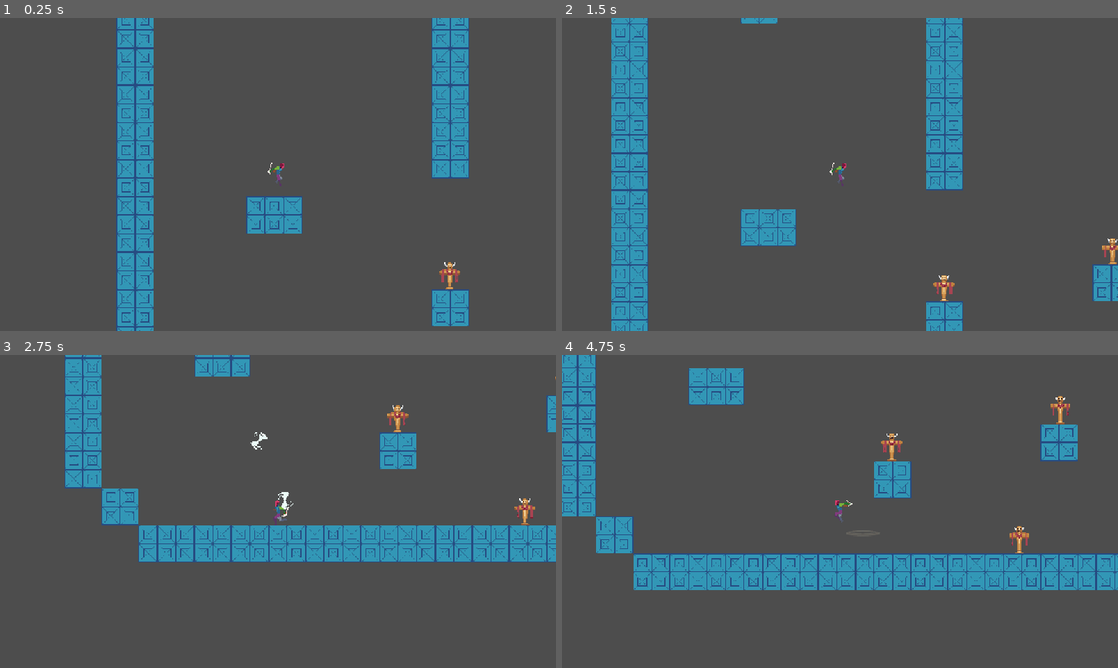
Above: before the commit, frames 1-4 (two rows, left to right).
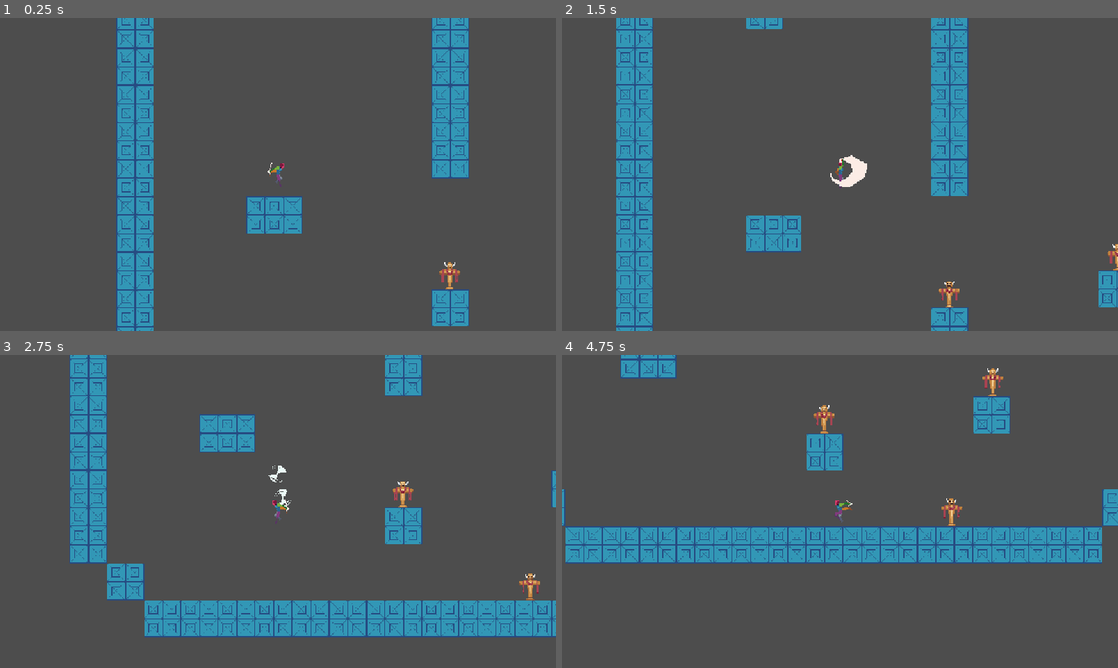
Above: after the commit, the same moments.

Repository: jbradlim08/MindBlade
Game: Godot game, scene res://Scene/level.tscn
Same seed, same stepped clock (60 frames per second), same inputs: the game is played once before the commit and once after it.
Inputs (mouse positions are in pixels of both pictures, inside the frame that each line leads up to):
- Up to frame 1 (0.25 s): no input
- Up to frame 2 (1.5 s): tap Enter at 0.5 s; move the mouse to (962, 158) at 0.52 s; hold Middle mouse button (middle-mouse) 0.53-1.28 s; hold D (right) from 0.53 s (still down); click (962, 158) at 0.6 s; tap Space (jump) at 0.77, 1.07 s; move the mouse to (728, 190) at 1.27 s; tap Middle mouse button (middle-mouse) at 1.35 s; click (728, 190) at 1.42 s
- Up to frame 3 (2.75 s): tap Space (jump) at 1.52, 1.82 s; right-click (166, 527) at 1.55 s; move the mouse to (122, 470) at 2.02 s; release D (right) at 2.03 s; hold A (left) from 2.03 s (still down); right-click (122, 470) at 2.1 s; click (122, 470) at 2.17 s; tap Shift at 2.3 s
- Up to frame 4 (4.75 s): move the mouse to (845, 505) at 2.77 s; release A (left) at 2.78 s; hold D (right) 2.78-4.28 s; tap Shift at 2.85 s; click (845, 505) at 2.92 s; tap Space (jump) at 3.02, 3.05, 3.32, 3.6, 3.77, 4.07, 4.52 s; move the mouse to (1006, 558) at 3.52 s; click (1006, 558) at 3.8 s; move the mouse to (673, 464) at 4.27 s; hold A (left) from 4.28 s (still down); click (673, 464) at 4.35 s; tap Middle mouse button (middle-mouse) at 4.55 s

The runs differ from the first frame. In frame 1, less than 0.1% of the frame differs, in the area x 48-51%, y 48-53%; in frame 2, 8.6%; in frame 3, 27%, in the area x 11-100%, y 0-91%; in frame 4, 27%.

Commit message:
Implement a JUMP_ATTACK state

Diff:
--- a/character/base_player.gd
+++ b/character/base_player.gd
@@ -8,6 +8,7 @@
 	JUMP,
 	FALL,
 	ATTACK,
+	JUMP_ATTACK,
 	THROW,
 	HURT,
 	DIE
@@ -31,6 +32,8 @@
 var jump_cut_multiplier: float = 0.4
 var is_attacking: bool = false
 var attack_phase: int = 1 # slash type
+var is_jump_attack: bool = false
+var can_jump_attack: bool = true
 
 func _ready() -> void:
 	add_to_group(Constants.PLAYER_GROUP)
@@ -87,6 +90,7 @@
 func reset_jump() -> void:
 	if is_on_floor():
 		jump_count = 0
+		can_jump_attack = true
 
 func handle_fall() -> void:
 	if Input.is_action_just_pressed("down") and not is_on_floor():
@@ -107,9 +111,9 @@
 
 func update_hitbox_dir() -> void:
 	if sprite.flip_h == false:
-		hitbox.position.x = 27
+		hitbox.position.x = 28
 	else:
-		hitbox.position.x = -27
+		hitbox.position.x = -28
 
 func update_state() -> void:
 	if is_on_floor():
@@ -119,10 +123,11 @@
 			set_state(PlayerState.IDLE)
 
 	if not is_on_floor():
-		if velocity.y < 0:
-			set_state(PlayerState.JUMP)
-		else:
-			set_state(PlayerState.FALL)
+		if not is_jump_attack:
+			if velocity.y < 0:
+				set_state(PlayerState.JUMP)
+			else:
+				set_state(PlayerState.FALL)
 
 	if Input.is_action_just_pressed("right-click"):
 		SignalManager.on_right_click.emit(get_global_mouse_position(), has_orbitting_blade())
@@ -131,6 +136,9 @@
 	if Input.is_action_just_pressed("left-click"):
 		if is_on_floor():
 			set_state(PlayerState.ATTACK)
+		else:
+			if can_jump_attack:
+				set_state(PlayerState.JUMP_ATTACK)
 
 
 func set_state(new_state: PlayerState) -> void:
@@ -153,6 +161,8 @@
 			fall()
 		PlayerState.ATTACK:
 			attack()
+		PlayerState.JUMP_ATTACK:
+			jump_attack()
 		PlayerState.THROW:
 			throw()
 
@@ -173,6 +183,11 @@
 	is_attacking = true
 	attack_phase = (attack_phase + 1) % attack_cycle
 	anim.play("attack_0%s" % str(attack_phase + 1))
+
+func jump_attack() -> void:
+	is_jump_attack = true
+	anim.play("jump_attack")
+	velocity.y = jump_velocity * 0.8
 
 func throw() -> void:
 	pass
@@ -192,3 +207,6 @@
 func _on_animation_finished(anim_name) -> void:
 	if anim_name == "attack_01" or anim_name == "attack_02":
 		is_attacking = false
+	if anim_name == "jump_attack":
+		can_jump_attack = false
+		is_jump_attack = false
--- a/character/vier/vier.tscn
+++ b/character/vier/vier.tscn
@@ -9,7 +9,7 @@
 size = Vector2(16, 46)
 
 [sub_resource type="RectangleShape2D" id="RectangleShape2D_oboqb"]
-size = Vector2(38, 50)
+size = Vector2(40, 50)
 
 [sub_resource type="RectangleShape2D" id="RectangleShape2D_wglvv"]
 
@@ -112,16 +112,16 @@
 
 [sub_resource type="Animation" id="Animation_i36me"]
 resource_name = "attack_01"
-length = 0.3
-step = 0.1
-tracks/0/type = "value"
-tracks/0/imported = false
-tracks/0/enabled = true
-tracks/0/path = NodePath("Sprite2D:frame")
-tracks/0/interp = 1
-tracks/0/loop_wrap = true
-tracks/0/keys = {
-"times": PackedFloat32Array(0, 0.1, 0.2, 0.3),
+length = 0.35
+step = 0.05
+tracks/0/type = "value"
+tracks/0/imported = false
+tracks/0/enabled = true
+tracks/0/path = NodePath("Sprite2D:frame")
+tracks/0/interp = 1
+tracks/0/loop_wrap = true
+tracks/0/keys = {
+"times": PackedFloat32Array(0, 0.15, 0.25, 0.35),
 "transitions": PackedFloat32Array(1, 1, 1, 1),
 "update": 1,
 "values": [22, 23, 24, 25]
@@ -133,7 +133,7 @@
 tracks/1/interp = 1
 tracks/1/loop_wrap = true
 tracks/1/keys = {
-"times": PackedFloat32Array(0, 0.1, 0.2, 0.3),
+"times": PackedFloat32Array(0, 0.15, 0.25, 0.35),
 "transitions": PackedFloat32Array(1, 1, 1, 1),
 "update": 1,
 "values": [true, false, true, true]
@@ -166,6 +166,35 @@
 "transitions": PackedFloat32Array(1, 1, 1, 1),
 "update": 1,
 "values": [true, false, true, true]
+}
+
+[sub_resource type="Animation" id="Animation_80jhu"]
+resource_name = "jump_attack"
+length = 0.4
+step = 0.05
+tracks/0/type = "value"
+tracks/0/imported = false
+tracks/0/enabled = true
+tracks/0/path = NodePath("Sprite2D:frame")
+tracks/0/interp = 1
+tracks/0/loop_wrap = true
+tracks/0/keys = {
+"times": PackedFloat32Array(0, 0.1, 0.2, 0.3),
+"transitions": PackedFloat32Array(1, 1, 1, 1),
+"update": 1,
+"values": [30, 31, 32, 33]
+}
+tracks/1/type = "value"
+tracks/1/imported = false
+tracks/1/enabled = true
+tracks/1/path = NodePath("Hitbox/CollisionShape2D:disabled")
+tracks/1/interp = 1
+tracks/1/loop_wrap = true
+tracks/1/keys = {
+"times": PackedFloat32Array(0, 0.1),
+"transitions": PackedFloat32Array(1, 1),
+"update": 1,
+"values": [false, true]
 }
 
 [sub_resource type="AnimationLibrary" id="AnimationLibrary_5j0gu"]
@@ -176,6 +205,7 @@
 &"fall": SubResource("Animation_egn41"),
 &"idle": SubResource("Animation_wglvv"),
 &"jump": SubResource("Animation_5j0gu"),
+&"jump_attack": SubResource("Animation_80jhu"),
 &"run": SubResource("Animation_oboqb")
 }
 
@@ -185,7 +215,7 @@
 [node name="Sprite2D" parent="." index="0"]
 texture = ExtResource("3_oboqb")
 offset = Vector2(0, -25)
-hframes = 31
+hframes = 35
 
 [node name="CollisionShape2D" parent="." index="1"]
 shape = SubResource("RectangleShape2D_bje3g")
@@ -194,7 +224,7 @@
 collision_mask = 32
 
 [node name="CollisionShape2D" parent="Hitbox" index="0"]
-position = Vector2(27, 0)
+position = Vector2(28, 0)
 shape = SubResource("RectangleShape2D_oboqb")
 
 [node name="Hurtbox" parent="." index="3"]
Binary file changed: asset/art/player/Character Blueprint.aseprite
Binary file changed: asset/art/player/Character Blueprint.png
Not shown: 1 places in character/vier/vier.tscn that only renumber resources
